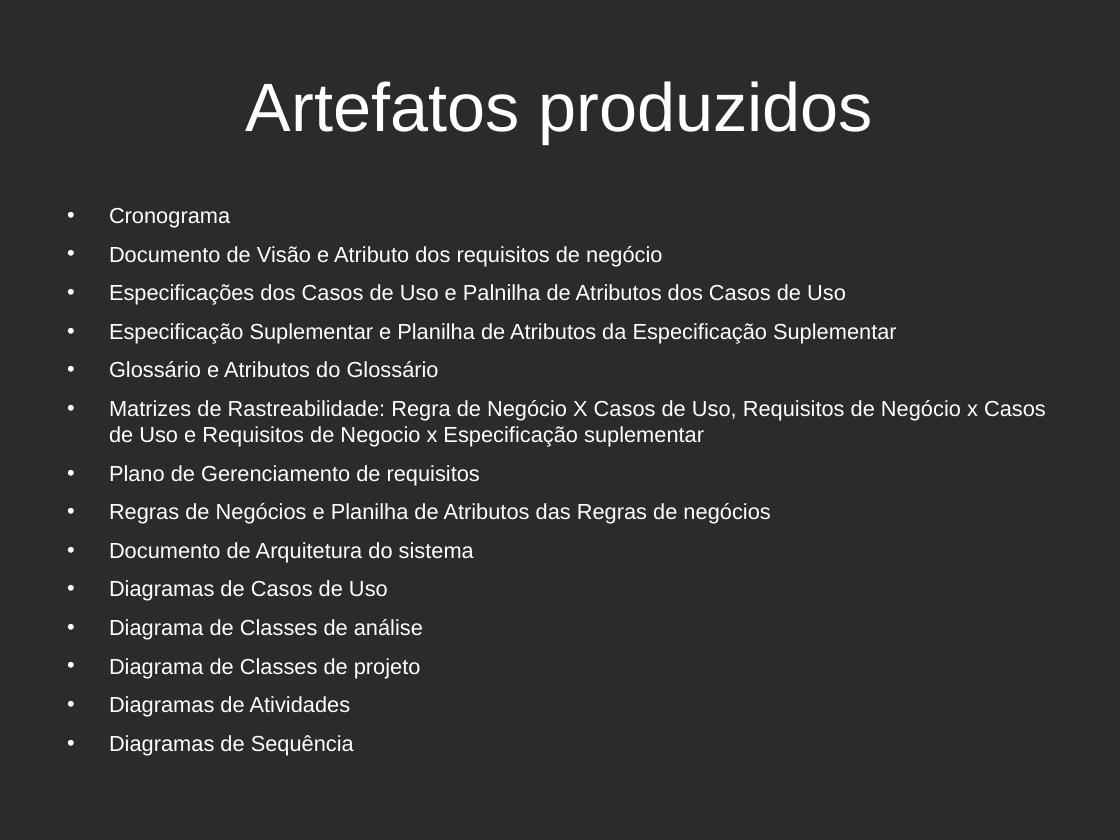
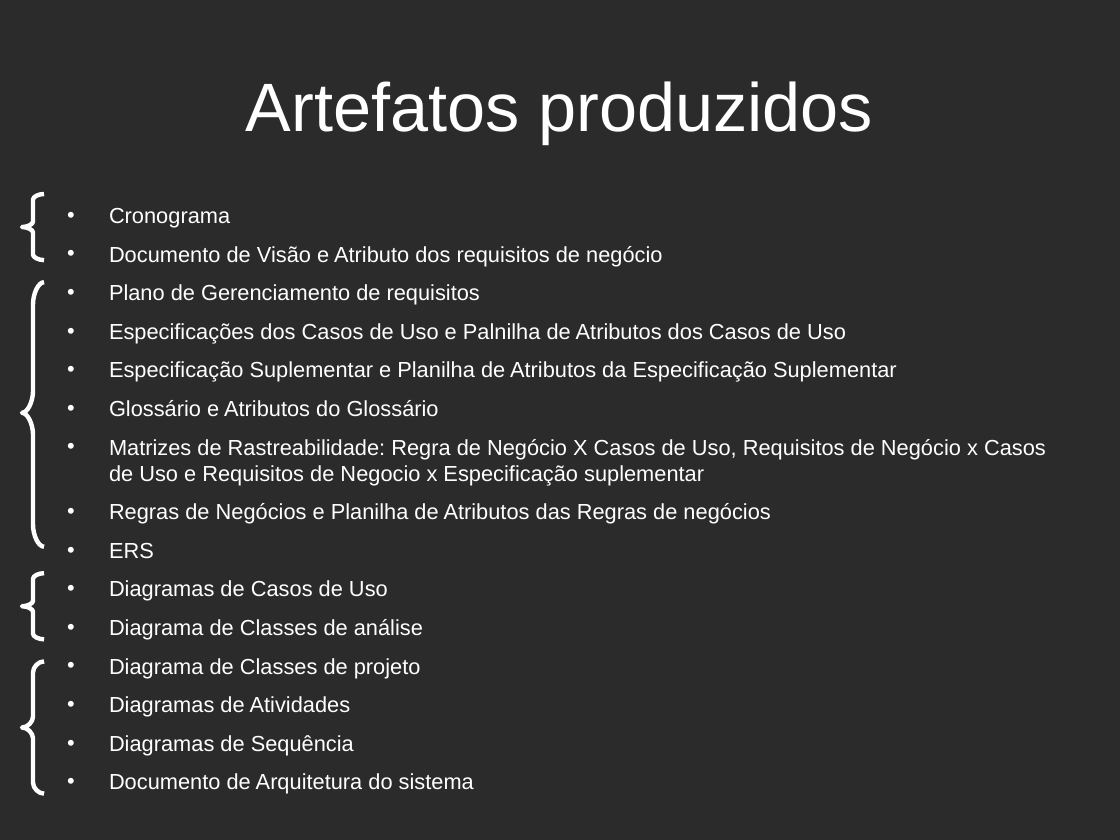
Before and after one commit to estevaosaleme/fooddeliveryweb, a slide deck: slide 5 of Documentacao/Outros Documentos/Apresentação FoodDeliveryWeb.odp. Drawn at 1120x840 pixels with LibreOffice and Linux fonts; fonts in the diff are those of the drawing; background and template pictures are left out; a plain dark background stands for a picture behind light text. Boxes give left, top, right and bottom in pixels: in the first picture for what was removed or moved away, otherwise in the second. Text is boxed around its words. In the diff, an @@ line names an element or a change of style, - is before the commit and + after.

Commit message:
Adição de figuras para demonstrar artefatos e ferramentas

```diff
--- a/Documentacao/Outros Documentos/Apresentação FoodDeliveryWeb.odp
+++ b/Documentacao/Outros Documentos/Apresentação FoodDeliveryWeb.odp
@@ freeform shape added at (22,194,45,260), outline #FFFFFF 2.83 pt @@
@@ freeform shape added at (22,282,45,547), outline #FFFFFF 2.83 pt @@
@@ text at (109,284,480,305): paragraph added @@
+• Plano de Gerenciamento de requisitos
@@ text at (109,465,480,485): paragraph removed @@
-• Plano de Gerenciamento de requisitos
@@ text at (109,543,154,559): text changed @@
-• Documento de Arquitetura do sistema
+• ERS
@@ freeform shape added at (22,573,45,640), outline #FFFFFF 2.83 pt @@
@@ freeform shape added at (22,662,45,794), outline #FFFFFF 2.83 pt @@
@@ text at (109,773,474,794): paragraph added @@
+• Documento de Arquitetura do sistema
```
Also in this commit, not shown: 1 other slide changed, 9 slides added.
